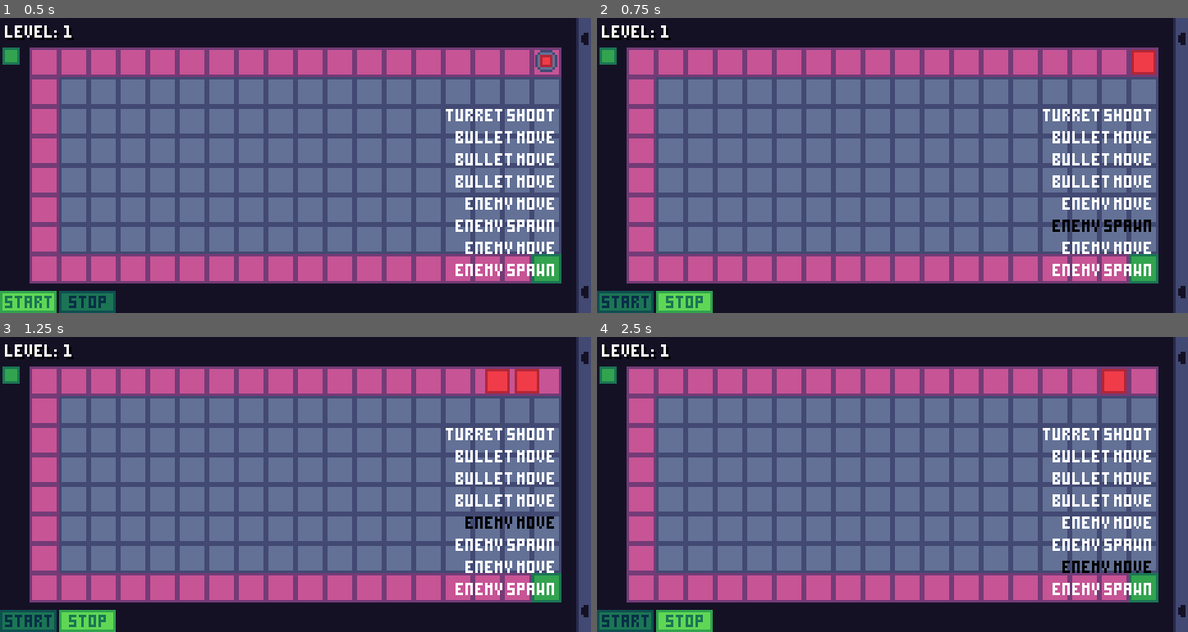
Above: before the commit, frames 1-4 (two rows, left to right).
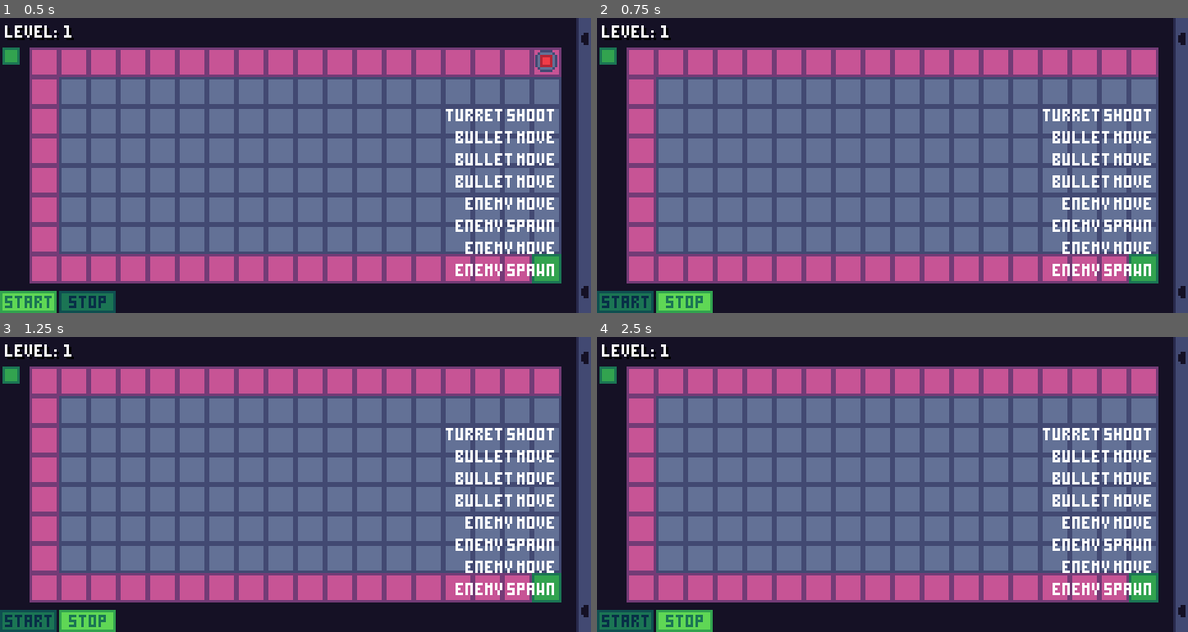
Above: after the commit, the same moments.

Repository: mariothedog/brackeys-game-jam
Game: Godot game, scene res://main/main.tscn
Same seed, same stepped clock (60 frames per second), same inputs: the game is played once before the commit and once after it.
Inputs (mouse positions are in pixels of both pictures, inside the frame that each line leads up to):
- Up to frame 1 (0.5 s): no input
- Up to frame 2 (0.75 s): click (626, 301) at 0.5 s
- Up to frame 3 (1.25 s): no input
- Up to frame 4 (2.5 s): click (685, 620) at 1.25 s; click (626, 620) at 2 s

Frame 1 is identical in both runs. In frame 2, 0.7% of the frame differs, in the area x 77-95%, y 10-73%; in frame 3, 1.0%, in the area x 78-94%, y 10-65%; in frame 4, 0.7%.

Commit message:
Make every step take a minimum of 0.5 seconds

Diff:
--- a/src/main/main.gd
+++ b/src/main/main.gd
@@ -3,6 +3,7 @@
 const FORMAT_LEVEL_LABEL := "level: %s"
 
 export var level_num := 1
+export var min_step_delay_ms := 1000
 
 var _level_data: LevelData
 var _num_enemies_left: int
@@ -11,6 +12,7 @@
 var _step_index := 0
 var _turn_num := 0
 var _last_turret: Turret
+var _last_step_start_time: int
 
 onready var level: Level = $Level
 onready var enemies: Enemies = $Level/Enemies
@@ -144,10 +146,10 @@
 		_step_index %= _level_data.steps.size()
 		step = _level_data.steps[_step_index]
 		match step:
+			Constants.StepTypes.TURRET_SHOOT:
+				is_valid = placed_turrets.get_child_count() > 0
 			Constants.StepTypes.BULLET_MOVE:
 				is_valid = bullets.get_child_count() > 0
-			Constants.StepTypes.TURRET_SHOOT:
-				is_valid = placed_turrets.get_child_count() > 0
 			Constants.StepTypes.ENEMY_SPAWN:
 				if _num_enemies_spawned_in_group == _level_data.enemy_group_size:
 					is_valid = false
@@ -176,23 +178,10 @@
 
 
 func _start_step() -> void:
+	_last_step_start_time = OS.get_ticks_msec()
 	var step := _get_valid_step()
 	hud.highlight_step_labels(_step_index)
 	match step:
-		Constants.StepTypes.ENEMY_SPAWN:
-			_num_enemies_spawned_in_group += 1
-			_num_enemies_left -= 1
-			enemies.spawn_enemy()
-			step_delay_timer.start()
-		Constants.StepTypes.ENEMY_MOVE:
-			enemies.move_enemies()
-			var num_enemies := enemies.get_child_count()
-			var last_enemy := enemies.get_child(num_enemies - 1)
-# warning-ignore:return_value_discarded
-			last_enemy.connect("stopped_moving", step_delay_timer, "start", [], CONNECT_ONESHOT)
-		Constants.StepTypes.BULLET_MOVE:
-			var num := _get_num_step()
-			_move_bullets_step(num)
 		Constants.StepTypes.TURRET_SHOOT:
 			# If there are bullet move turns after this one they should all
 			# be executed in one turn
@@ -211,6 +200,20 @@
 				_last_turret.connect(
 					"shot", self, "_move_bullets_step", [num], CONNECT_ONESHOT
 				)
+		Constants.StepTypes.BULLET_MOVE:
+			var num := _get_num_step()
+			_move_bullets_step(num)
+		Constants.StepTypes.ENEMY_SPAWN:
+			_num_enemies_spawned_in_group += 1
+			_num_enemies_left -= 1
+			enemies.spawn_enemy()
+			_start_step_delay()
+		Constants.StepTypes.ENEMY_MOVE:
+			enemies.move_enemies()
+			var num_enemies := enemies.get_child_count()
+			var last_enemy := enemies.get_child(num_enemies - 1)
+# warning-ignore:return_value_discarded
+			last_enemy.connect("stopped_moving", self, "_start_step_delay", [], CONNECT_ONESHOT)
 	_step_index = _get_next_step_index()
 	_turn_num += 1
 
@@ -230,7 +233,14 @@
 	var num_bullets := bullets.get_child_count()
 	var last_bullet := bullets.get_child(num_bullets - 1)
 # warning-ignore:return_value_discarded
-	last_bullet.connect("stopped_moving", step_delay_timer, "start", [], CONNECT_ONESHOT)
+	last_bullet.connect("stopped_moving", self, "_start_step_delay", [], CONNECT_ONESHOT)
+
+
+func _start_step_delay() -> void:
+	var time_since_last_step := OS.get_ticks_msec() - _last_step_start_time
+	var delay := max(min_step_delay_ms - time_since_last_step, 0)
+	var delay_sec := delay / 1000.0
+	step_delay_timer.start(delay_sec)
 
 
 func _on_StepDelay_timeout() -> void:
--- a/src/main/main.tscn
+++ b/src/main/main.tscn
@@ -12,6 +12,7 @@
 
 [node name="Main" type="Node"]
 script = ExtResource( 3 )
+min_step_delay_ms = 500
 
 [node name="Camera2D" type="Camera2D" parent="."]
 anchor_mode = 0
@@ -56,7 +57,6 @@
 layer = 0
 
 [node name="StepDelay" type="Timer" parent="."]
-wait_time = 0.1
 one_shot = true
 [connection signal="enemy_exploded" from="Level/Enemies" to="." method="_on_Enemies_enemy_exploded"]
 [connection signal="enemy_reached_end_of_path" from="Level/Enemies" to="." method="_on_Enemies_enemy_reached_end_of_path"]
